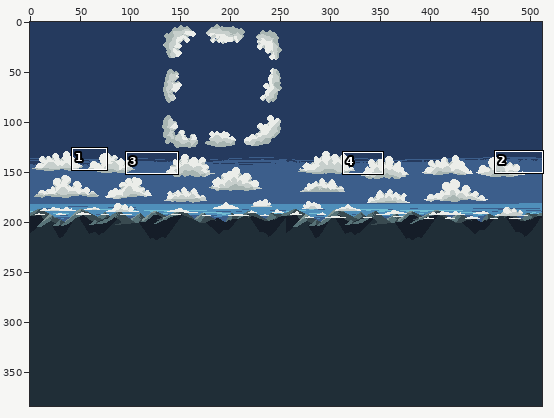
Pixel-art file -- Textures/Environment/Sky/Clouds.aseprite. Above, an overview of the earlier version with the close-up marked.
Close-up. Before the edit:
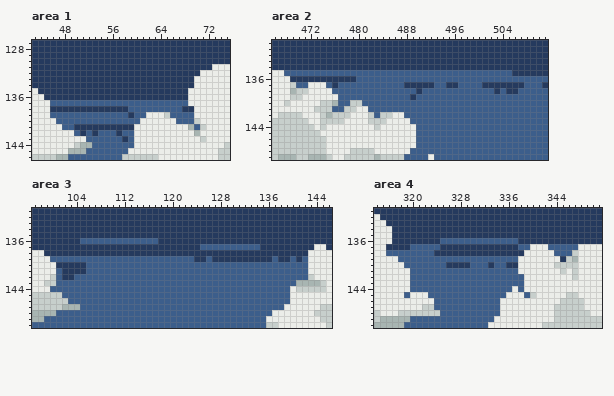
512x384 pixels, 1 frame. Shown: area 1: x 43..75, y 127..146; area 2: x 466..511, y 130..149; area 3: x 97..146, y 131..150; area 4: x 314..351, y 131..150. The commit also changed other parts of the picture, which this record leaves out.
Once edited:
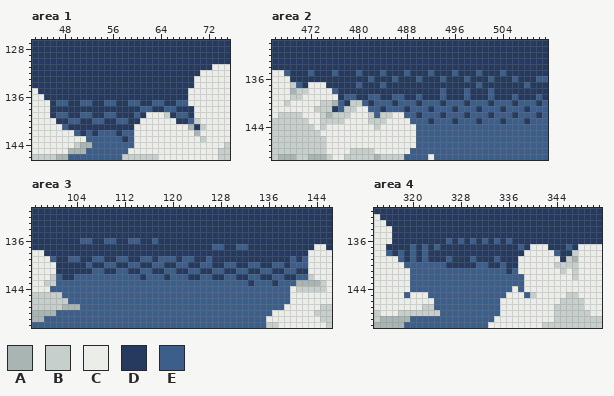
Palette (. is transparent): A #a8b5b2  B #c7cfcc  C #ebede9  D #253a5e  E #3c5e8b
The exact change:
Area 1, layer "Layer 3":
Colour E gives way to colour D in row 137 at x 46, 49 to 50, 53 to 54, 57 to 58, 61 to 62 and 65 to 66; in row 138 at x 59 to 60, 63 to 64 and 67; in row 139 at x 46, 49 to 50, 53 to 54, 57 to 58, 61, 66 and 69; in row 140 at x 47 to 48, 51 to 52, 55 to 56, 59 to 60 and 67 to 68; in row 141 at x 49 and 70.
Area 2, layer "Layer 3":
Colour E gives way to colour D in row 135 at x 469 to 471, 473 to 475, 477 to 479, 481 to 483, 485 to 487, 489 to 491, 493 to 495, 497 to 499, 501 to 503 and 505; in row 136 at x 480 to 481, 483 to 485, 487 to 489, 491 to 493, 495 to 497, 499 to 501, 503 to 505 and 507 to 509; in row 137 at x 471, 475, 477 to 479, 481 to 483, 485 to 487, 493 to 494, 497 to 499 and 509 to 510; in row 138 at x 477 to 489, 491 to 493, 495 to 497, 499 to 501, 504 and 507 to 511; in row 139 at x 477, 480 to 481, 484 to 485, 488, 491 to 493, 495 to 497, 499 to 501, 503 to 505, 507 to 509 and 511; in row 140 at x 478, 482, 486, 490, 494, 498, 502, 506 and 510.
Colour E gives way to colour D in row 141 at x 476, 484, 488, 492, 496, 500, 504 and 508; in row 142 at x 490, 494, 498, 502, 506 and 510; in row 143 at x 492, 496, 500, 504 and 508.
Area 3, layer "Layer 3":
Colour E gives way to colour D in row 136 at x 107 to 108, 111 to 112 and 115 to 116; in row 137 at x 125 to 126, 129 to 130 and 133 to 134; in row 139 at x 101 to 102, 105 to 106, 109 to 110, 113 to 114, 117, 121 and 137; in row 140 at x 107 to 108, 111 to 112, 115 to 116, 119 to 120, 123 to 124, 127 to 128, 131 to 132, 135 to 136 and 139; in row 141 at x 101, 106, 109 to 110, 113 to 114, 117 to 118, 121 to 122, 125 to 126, 129 to 130, 133 to 134, 137 to 138 and 141 to 142; in row 142 at x 115, 119, 123 to 124, 127 to 128, 131 to 132, 135 to 136 and 139 to 140.
Colour E gives way to colour D in row 143 at x 133 and 137.
Area 4, layer "Layer 3":
Colour E gives way to colour D in row 136 at x 325, 327, 329, 331, 333, 335 and 337; in row 137 at x 321, 323, 339, 343 to 345 and 347; in row 138 at x 317, 319, 321, 323 and 345 to 346; in row 139 at x 319, 321, 323 to 325, 327 to 329, 331 to 333 and 335 to 337; in row 140 at x 330 and 334; in row 141 at x 336.
Boxes around the changes in both close-ups, in picture pixels (x1, y1, x2, y2):
changed: (50, 100, 200, 130)
changed: (290, 70, 548, 124)
changed: (56, 238, 308, 286)
changed: (392, 238, 578, 274)
